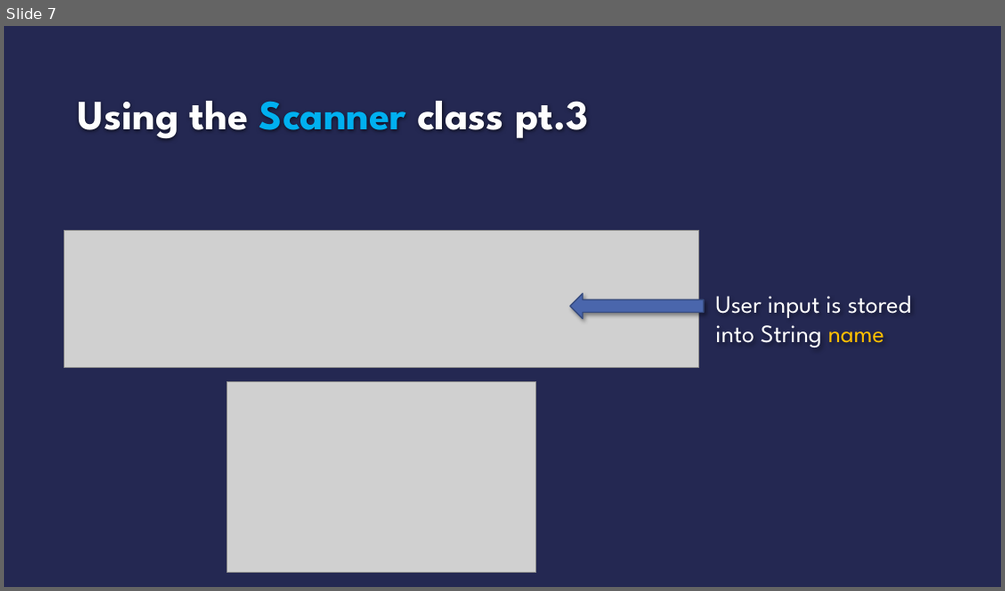
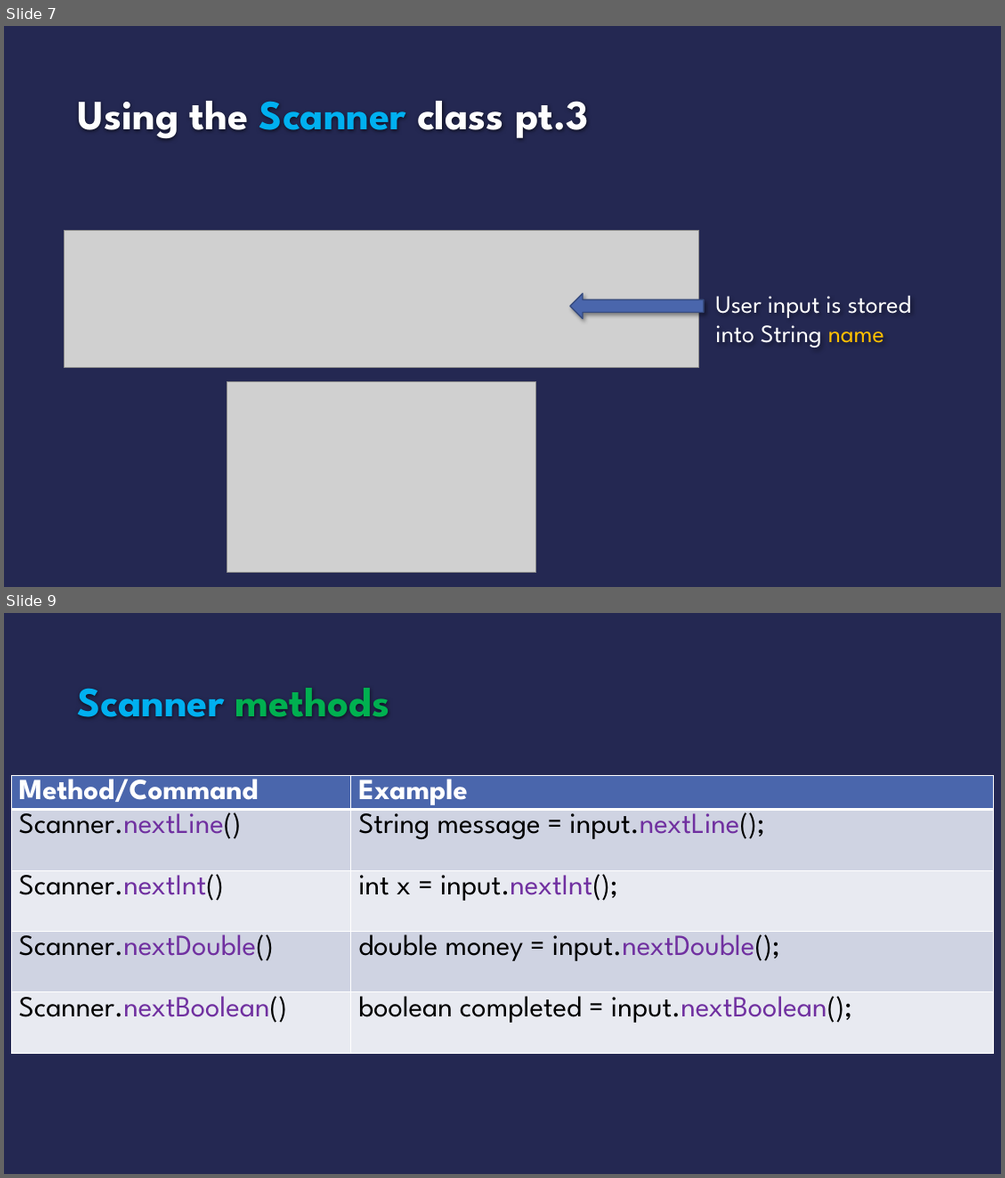
Before and after one commit to msantiago9/Marj, a slide deck: static/ppts/AP4-1.pptx. Shown one above the other, each under a label of ours: slide 7 before the commit, slides 7 and 9 after it; the slides between them are not shown. The pictures are 1005x591 and 1005x1178 pixels, drawn with LibreOffice and Linux fonts; fonts in the diff are those of the drawing; grey boxes stand for pictures; background and template pictures are left out. Boxes give left, top, right and bottom in pixels: in the first picture for what was removed or moved away, otherwise in the second. Text is boxed around its words. In the diff, an @@ line names an element or a change of style, - is before the commit and + after.

```diff
--- a/static/ppts/AP4-1.pptx
+++ b/static/ppts/AP4-1.pptx
@@ slide 9 added at (4, 613, 1001, 1174), background #242852 @@
@@ title added at (78, 688, 390, 717), 40 pt, text #00B0F0, bold @@
+Scanner methods
@@ table added at (11, 775, 994, 1127), 5 rows, 2 columns @@
+Method/Command | Example
+Scanner.nextLine() | String message = input.nextLine();
+Scanner.nextInt() | int x = input.nextInt();
+Scanner.nextDouble() | double money = input.nextDouble();
+Scanner.nextBoolean() | boolean completed = input.nextBoolean();
```
Also in this commit, not shown: 1 slide changed, 5 other slides added, 5 other files.
